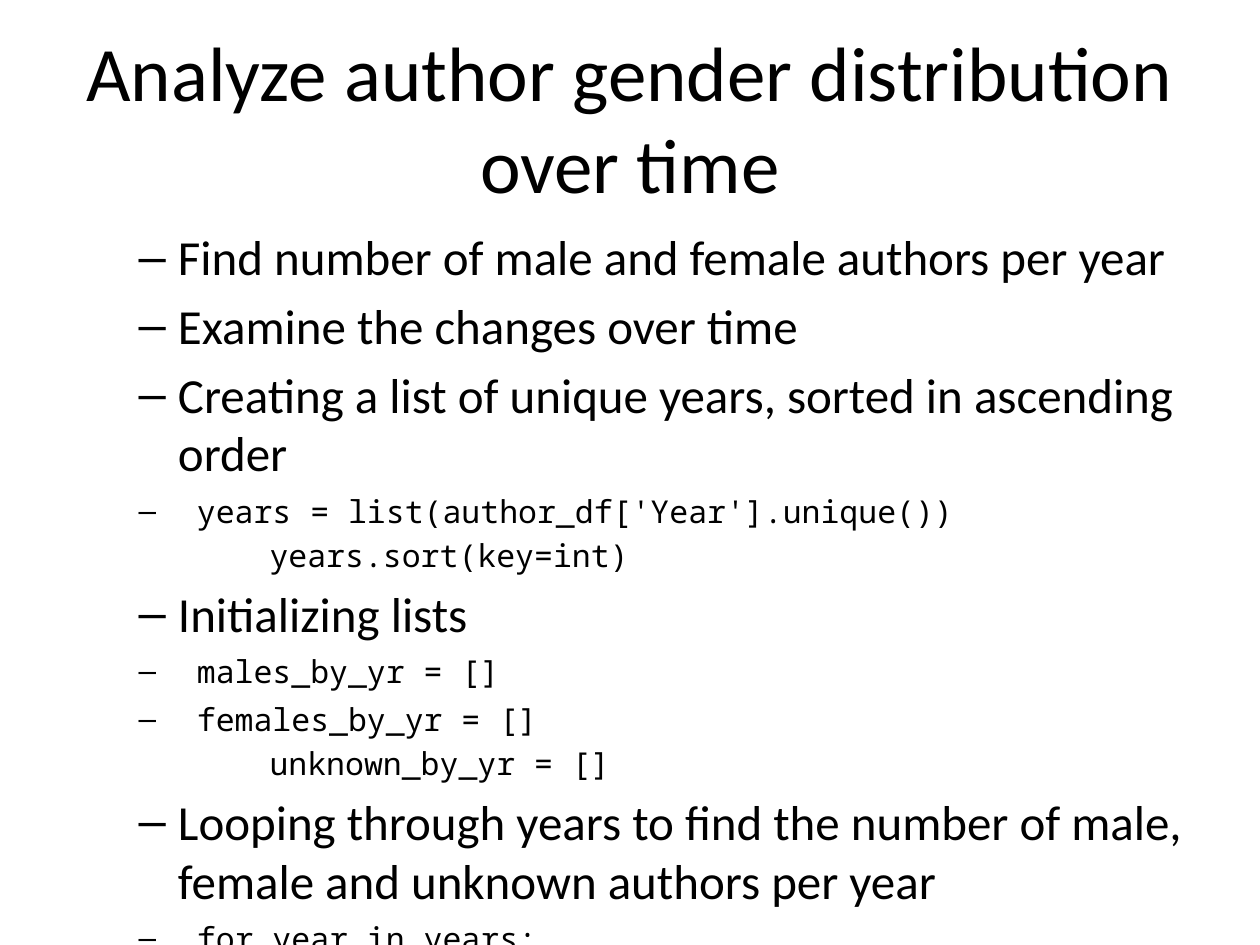
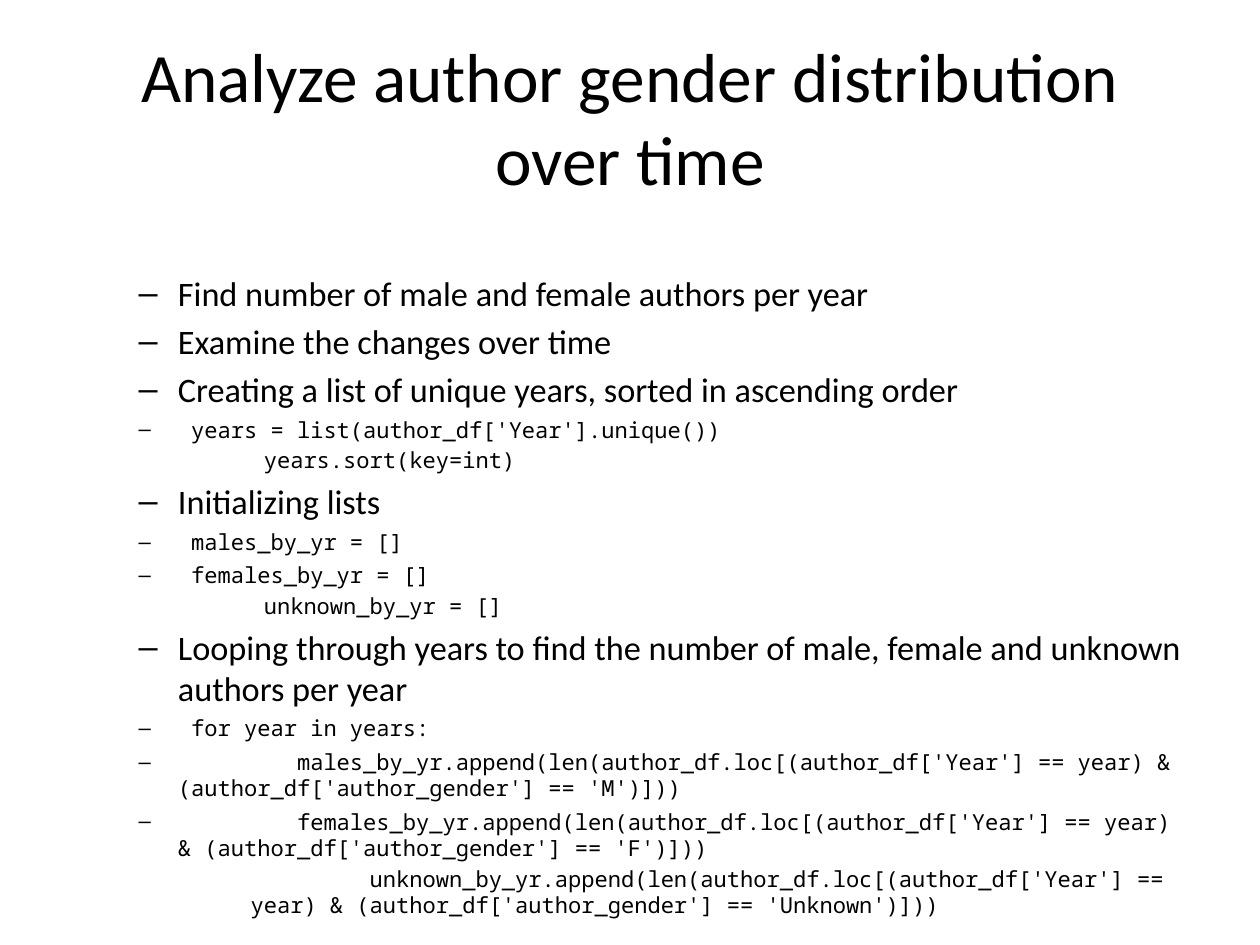
Before and after one commit to mbihan/biof309_spring2018_project1, a slide deck: slide 7 of Name_Game__Gender_Prediction_using_Sound/NGGPUS.pptx (slide 5 before the commit). Drawn at 1260x945 pixels with LibreOffice and Linux fonts; fonts in the diff are those of the drawing. Boxes give left, top, right and bottom in pixels: in the first picture for what was removed or moved away, otherwise in the second. Text is boxed around its words. In the diff, an @@ line names an element or a change of style, - is before the commit and + after.

```diff
--- a/Name_Game__Gender_Prediction_using_Sound/NGGPUS.pptx
+++ b/Name_Game__Gender_Prediction_using_Sound/NGGPUS.pptx
@@ title "Analyze author gender distribution over ..." at [141,54,1118,186]: size 44 to 39.6 pt @@
@@ text "Find number of male and ...": place and size @@
-text "Find number of male and ..." at [178,241,1181,907]
+text "Find number of male and ..." at [178,282,1181,893]
@@ text "Find number of male and ..." at [178,282,1181,893]: size 28 to 19.6 pt in "Find number of male and female authors ...", "Examine the changes over time", "Creating a list of unique years, sorted ...", "Initializing lists" and 1 more places; size 18 to 12.6 pt in "years = list(author_df['Year'].unique()) years.sort(key=int)", "males_by_yr = [] females_by_yr = [] unknown_by_yr ...", "for year in years: males_by_yr.append(len(author_df.loc[(aut ..."; less space between paragraphs @@
```
Also in this commit, not shown: 7 other slides changed, 4 slides added, 2 slides removed, 3 other files.
